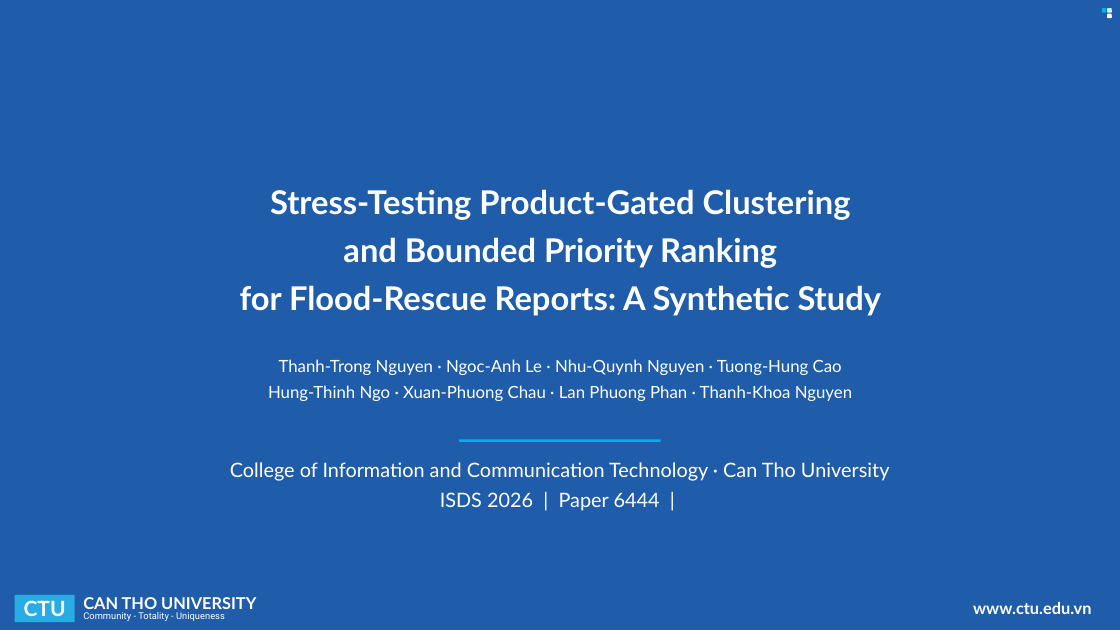
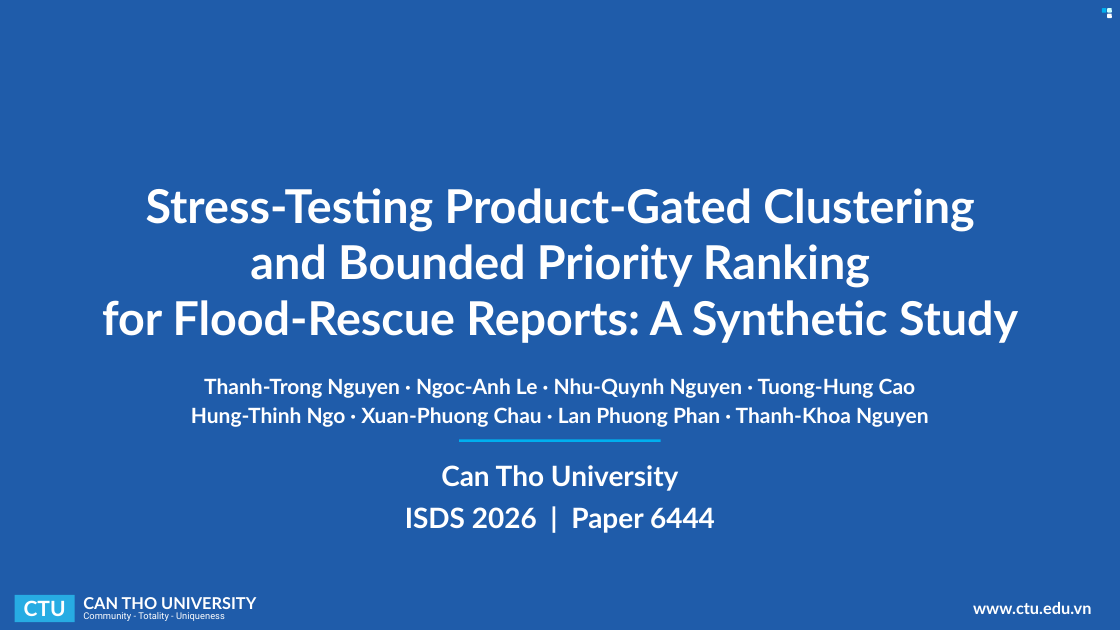
Before and after one commit to ngthtrong/nckh2, a slide deck: slide 1 of ISDS/ISDS2026_Paper_6444_Conference_Deck.pptx. Drawn at 1120x630 pixels with LibreOffice and Linux fonts; fonts in the diff are those of the drawing; background and template pictures are left out. Boxes give left, top, right and bottom in pixels: in the first picture for what was removed or moved away, otherwise in the second. Text is boxed around its words. In the diff, an @@ line names an element or a change of style, - is before the commit and + after.

Commit message:
update slide for ISDS

```diff
--- a/ISDS/ISDS2026_Paper_6444_Conference_Deck.pptx
+++ b/ISDS/ISDS2026_Paper_6444_Conference_Deck.pptx
@@ text "Stress-Testing Product-Gated Clustering" at (x1=102, y1=188, x2=1018, y2=343): size 28 to 40 pt; line spacing 1.13 to 1; less space between paragraphs @@
@@ text "Thanh-Trong Nguyen · Ngoc-Anh Le ..." moved from (x1=268, y1=359, x2=852, y2=401) to (x1=191, y1=378, x2=929, y2=427) @@
@@ text "Thanh-Trong Nguyen · Ngoc-Anh Le ..." at (x1=191, y1=378, x2=929, y2=427): size 14.4 to 18 pt, bold on; line spacing 1.13 to 1 @@
@@ text at (x1=405, y1=465, x2=715, y2=533): text changed; size 17 to 24 pt; bold on @@
-College of Information and Communication Technology · Can Tho University
-ISDS 2026 | Paper 6444 |
+Can Tho University
+ISDS 2026 | Paper 6444
```
Also in this commit, not shown: 15 other slides changed, 1 slide added, 5 slides removed, 49 other files.
